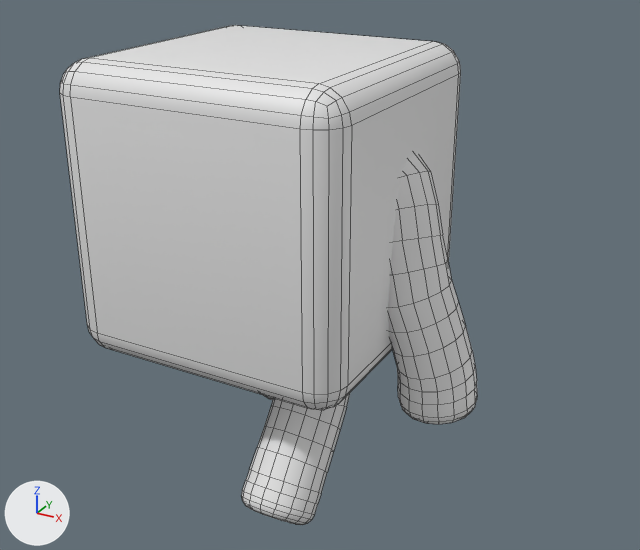
Before and after pictures for a commit that changed the FBX model Assets/Player.fbx.
Camera for both pictures: a camera (50 mm lens) standing at (1.392, -2.23, 1.835) and looking at (0.129, 0.066, 0.687). The lights are fixed; the arrows at lower left show +X, +Y and +Z. Both versions are drawn at frame 98 of the action 'Player|PlayerAction'; the numbers are the values there. Mesh edges are drawn as thin lines.

Names of what the first picture shows: 'Body', 'RightArm', 'RightLeg'.
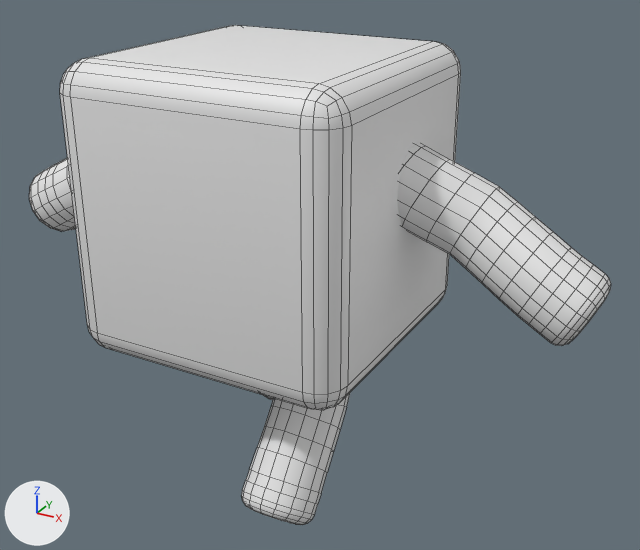
The edits, one by one:
Bone 'DEF-upper_arm.L' (bone_def_upper_arm_l) turns from (21, 8, -43) to (-2, 0, -2) degrees about its own x, y and z.
Bone 'DEF-upper_arm.L' (bone_def_upper_arm_l) is rescaled from (0.97, 1.06, 0.97) to (1.0, 1.0, 1.0).
Bone 'DEF-forearm.L' (bone_def_forearm_l) turns from (-21, 2, -1) to (5, 0, 0) degrees about its own x, y and z.
Bone 'DEF-hand.L' (bone_def_hand_l) turns from (8, 1, -16) to (-3, 0, -1) degrees about its own x, y and z.
Bone 'DEF-hand.L' (bone_def_hand_l) is rescaled from (1.02, 0.95, 1.03) to (1.0, 1.0, 1.0).
Bone 'DEF-upper_arm.R' (bone_def_upper_arm_r) turns from (15, -6, 44) to (-2, 0, 2) degrees about its own x, y and z.
Bone 'DEF-upper_arm.R' (bone_def_upper_arm_r) is rescaled from (0.98, 1.03, 0.98) to (1.0, 1.0, 1.0).
Bone 'DEF-forearm.R' (bone_def_forearm_r) turns from (-21, -2, 1) to (6, 0, 0) degrees about its own x, y and z.
Bone 'DEF-hand.R' (bone_def_hand_r) turns from (17, -4, 13) to (-3, 0, 1) degrees about its own x, y and z.
Bone 'DEF-hand.R' (bone_def_hand_r) is rescaled from (1.01, 0.97, 1.02) to (1.0, 1.0, 1.0).

Location of each change, (x1, y1, x2, y2) in pixels of the pictures (640 x 550 px):
'RightArm', posed
    before: (388, 153, 477, 424)
    after: (398, 144, 611, 346)
'LeftArm', posed (not visible before)
    after: (29, 158, 76, 231)
bone 'DEF-upper_arm.L', root to tip
    before: (394, 170) to (402, 222)
    after: (394, 170) to (437, 197)
bone 'DEF-forearm.L', root to tip
    before: (410, 272) to (418, 317)
    after: (479, 223) to (509, 257)
bone 'DEF-hand.L', root to tip
    before: (425, 361) to (421, 384)
    after: (539, 292) to (558, 314)
bone 'DEF-upper_arm.R', root to tip
    before: (173, 136) to (168, 177)
    after: (173, 136) to (153, 150)
bone 'DEF-forearm.R', root to tip
    before: (164, 215) to (160, 248)
    after: (134, 162) to (108, 181)
bone 'DEF-hand.R', root to tip
    before: (156, 280) to (157, 302)
    after: (83, 198) to (71, 210)
